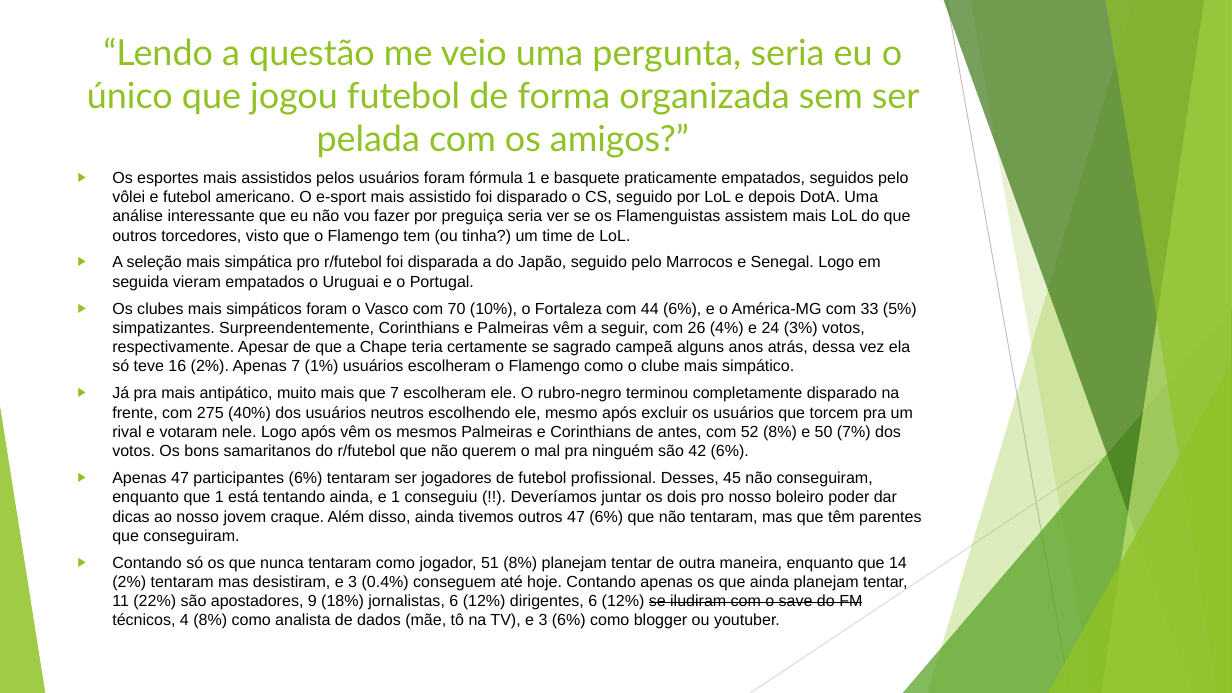
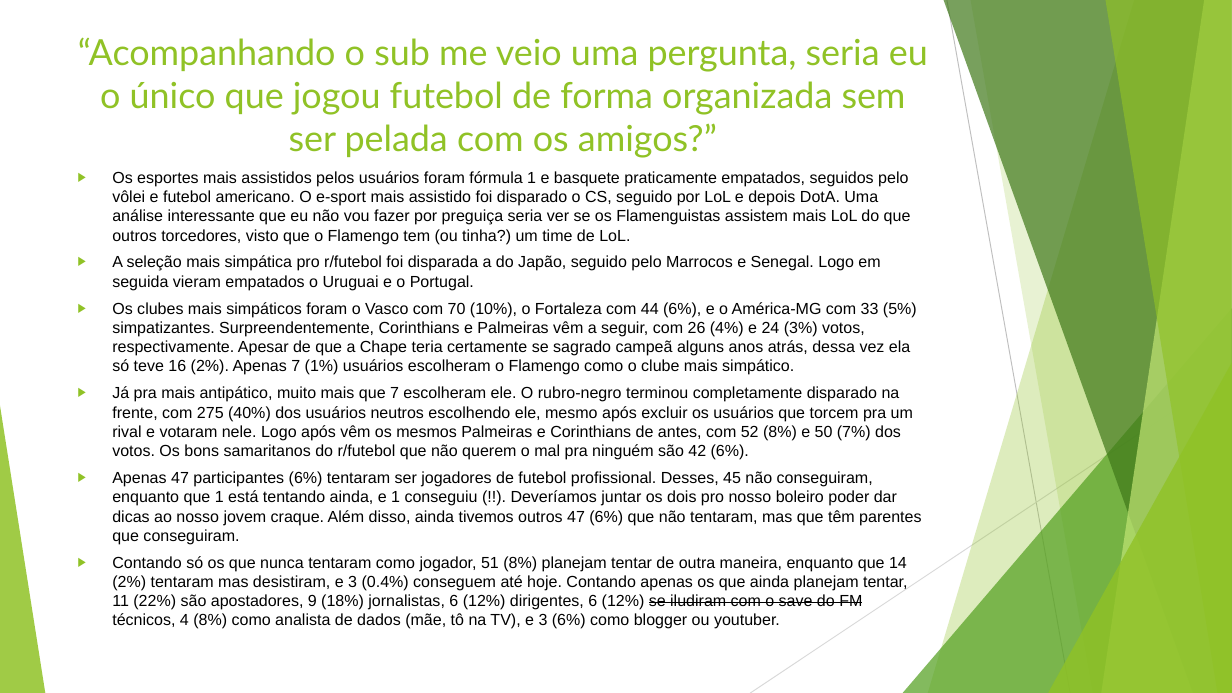
Before and after one commit to Malarazz/Censo-do-r-futebol-de-12-2022, a slide deck: slide 38 of (PPT) Censo do r-futebol de Dezembro de 2022.pptx. Drawn at 1232x693 pixels with LibreOffice and Linux fonts; fonts in the diff are those of the drawing. Boxes give left, top, right and bottom in pixels: in the first picture for what was removed or moved away, otherwise in the second. Text is boxed around its words. In the diff, an @@ line names an element or a change of style, - is before the commit and + after.

```diff
--- a/(PPT) Censo do r-futebol de Dezembro de 2022.pptx
+++ b/(PPT) Censo do r-futebol de Dezembro de 2022.pptx
@@ title at (78,37,928,158): text changed @@
-“Lendo a questão me veio uma pergunta, seria eu o único que jogou futebol de forma organizada sem ser pelada com os amigos?”
+“Acompanhando o sub me veio uma pergunta, seria eu o único que jogou futebol de forma organizada sem ser pelada com os amigos?”
```
Also in this commit, not shown: 1 other slide changed, 2 other files.
